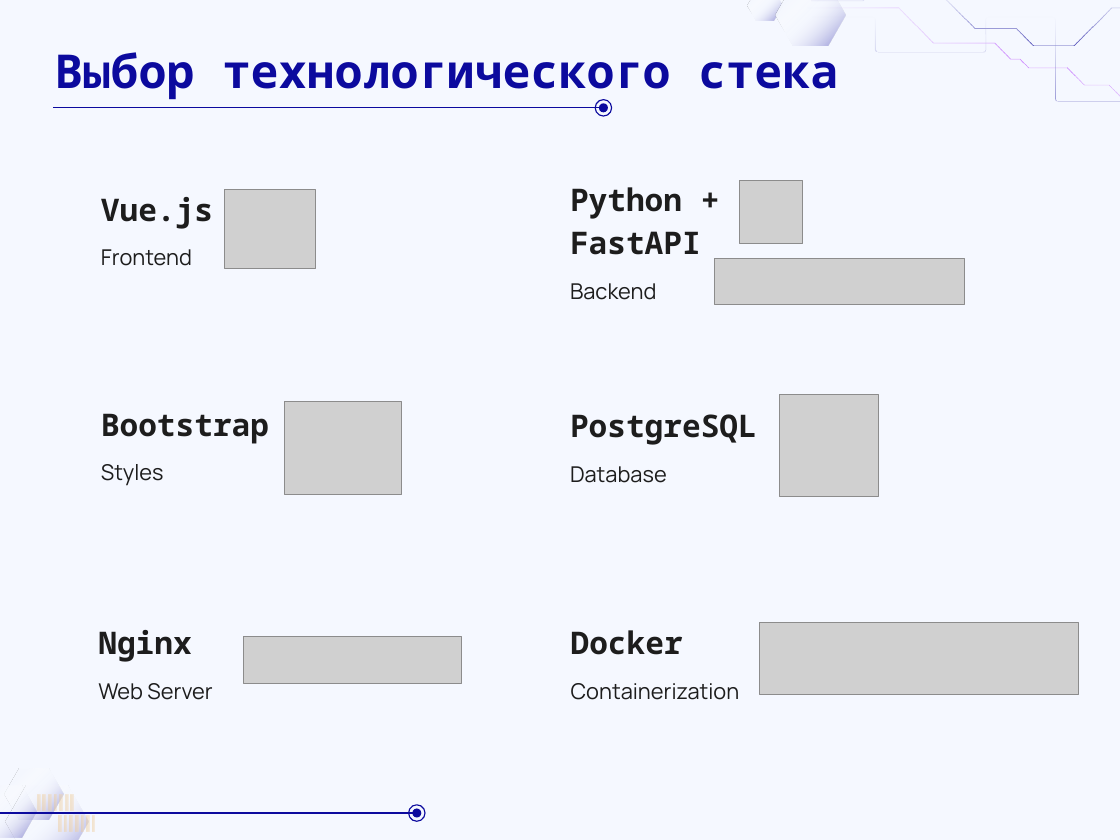
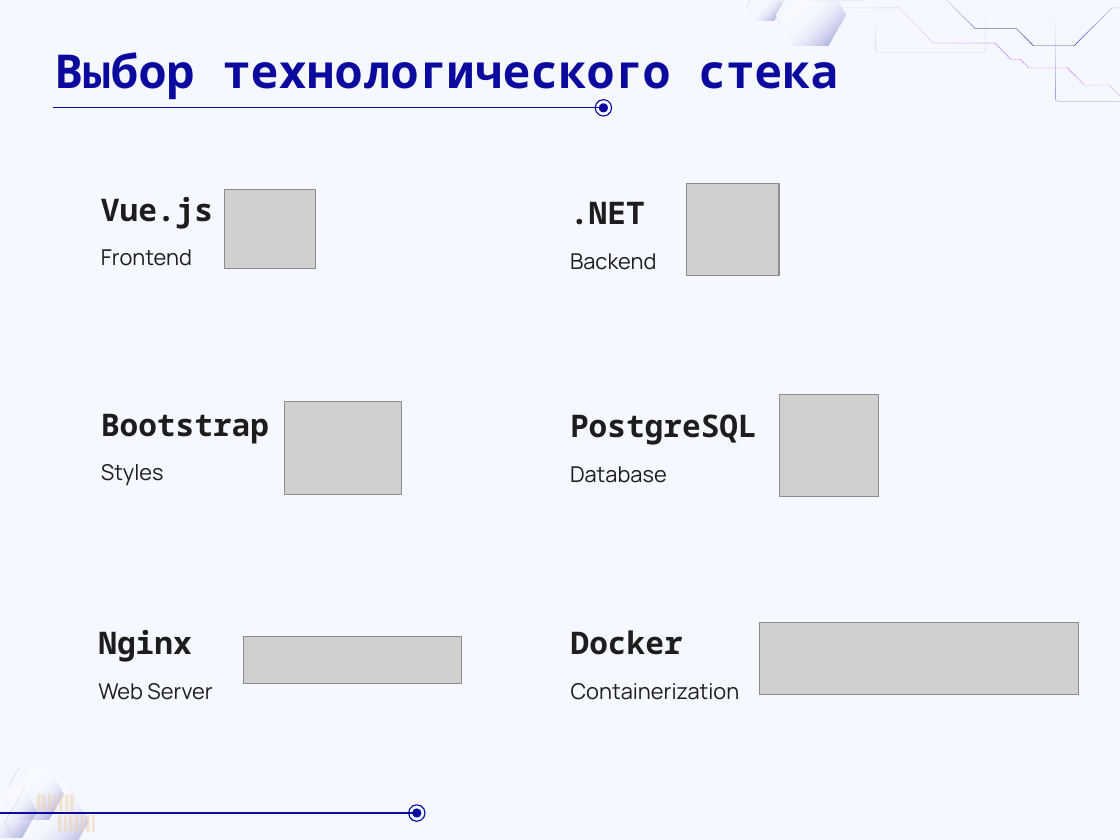
Before and after one commit to DaL1ner/virtual_queue_management_system, a slide deck: slide 16 of docs/course-work/reports/presentation/sprint-12.pptx (slide 14 before the commit). Drawn at 1120x840 pixels with LibreOffice and Linux fonts; fonts in the diff are those of the drawing; grey boxes stand for pictures; background and template pictures are left out. Boxes give left, top, right and bottom in pixels: in the first picture for what was removed or moved away, otherwise in the second. Text is boxed around its words. In the diff, an @@ line names an element or a change of style, - is before the commit and + after.

```diff
--- a/docs/course-work/reports/presentation/sprint-12.pptx
+++ b/docs/course-work/reports/presentation/sprint-12.pptx
@@ subtitle at <box>570,201,645,225</box>: text changed @@
-Python + FastAPI
+.NET
@@ picture added at <box>687,184,778,276</box> @@
@@ picture removed at <box>739,180,803,244</box> @@
@@ subtitle "Backend": place and size @@
-subtitle "Backend" at <box>570,283,656,300</box>
+subtitle "Backend" at <box>570,253,656,270</box>
@@ picture removed at <box>715,259,964,305</box> @@
```
Also in this commit, not shown: 6 other slides changed, 3 slides added, 3 other files.
